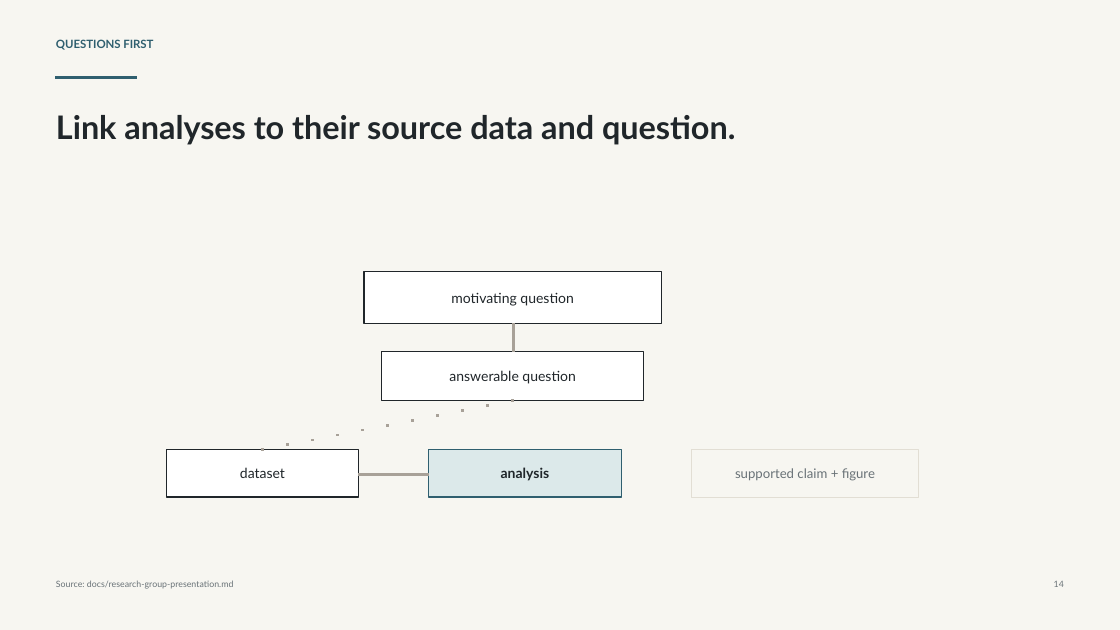
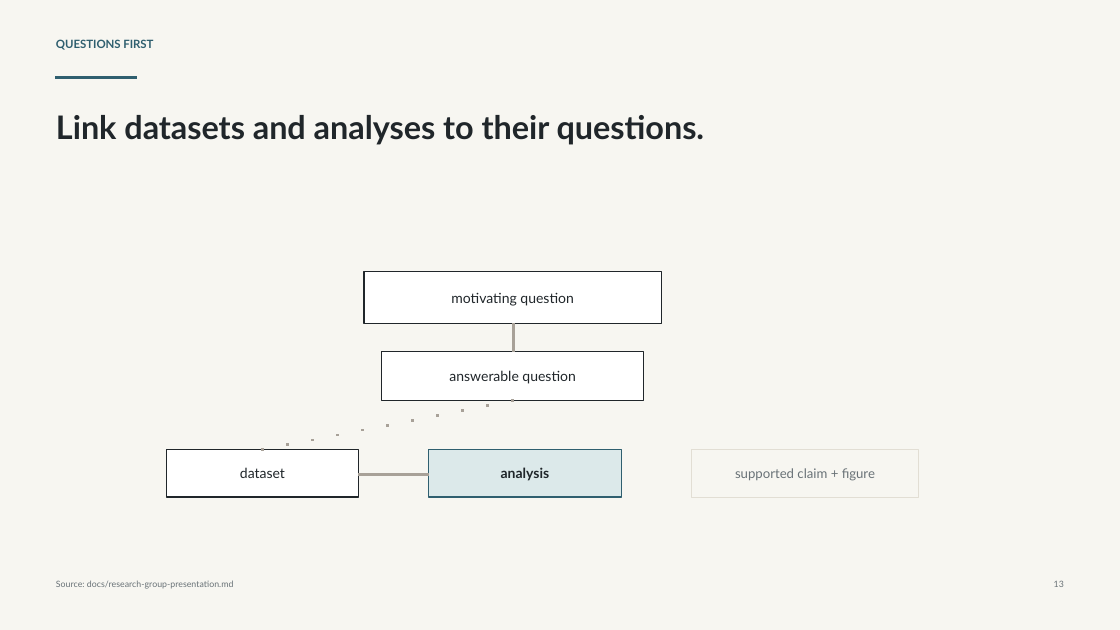
Before and after one commit to SamuelBrudner/lab-tracker, a slide deck: slide 13 of outputs/019e93bf-5861-7ba2-af6a-d3677b8793cd/presentations/lab-tracker-research-group/output/lab-tracker-research-group-presentation.pptx (slide 14 before the commit). Drawn at 1120x630 pixels with LibreOffice and Linux fonts; fonts in the diff are those of the drawing. Boxes give left, top, right and bottom in pixels: in the first picture for what was removed or moved away, otherwise in the second. Text is boxed around its words. In the diff, an @@ line names an element or a change of style, - is before the commit and + after.

```diff
--- a/outputs/019e93bf-5861-7ba2-af6a-d3677b8793cd/presentations/lab-tracker-research-group/output/lab-tracker-research-group-presentation.pptx
+++ b/outputs/019e93bf-5861-7ba2-af6a-d3677b8793cd/presentations/lab-tracker-research-group/output/lab-tracker-research-group-presentation.pptx
@@ text at (56,115,705,145): text changed @@
-Link analyses to their source data and question.
+Link datasets and analyses to their questions.
```
Also in this commit, not shown: 11 other slides changed, 2 slides removed, 3 other files.
